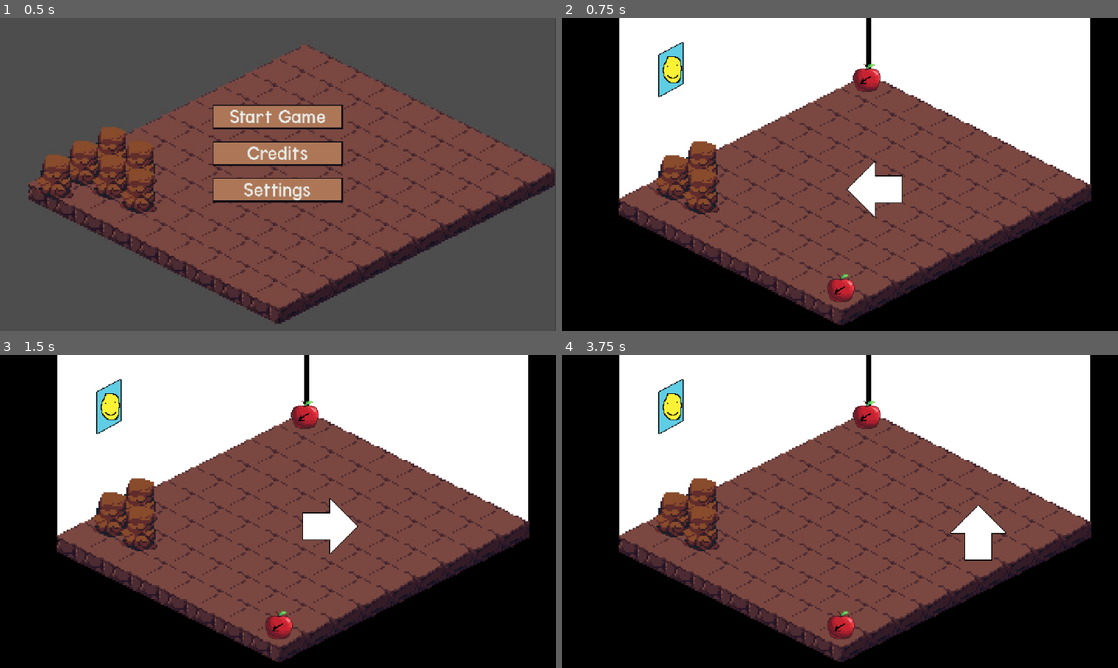
Above: before the commit, frames 1-4 (two rows, left to right).
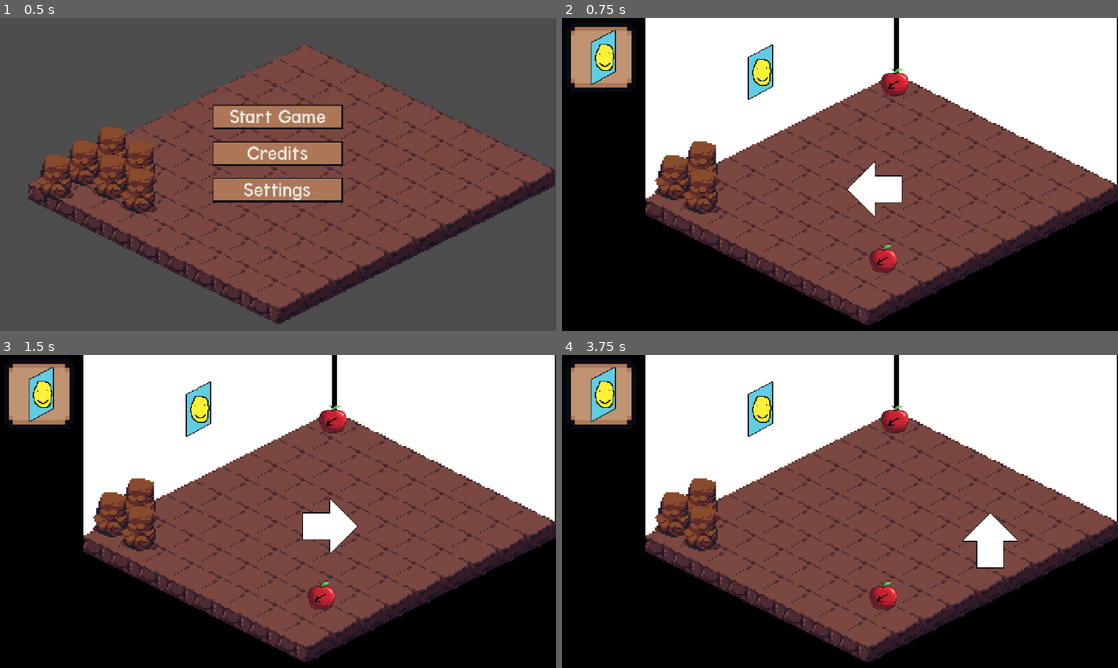
Above: after the commit, the same moments.

Repository: colejparker/brackeysgamejam2026_1
Game: Godot game, scene res://src/game.tscn
Two runs of this game, one before a commit and one after it. Both use one fixed random seed, a clock stepped at 60 frames per second and the inputs below. The engine's default icon, where the game draws it, is replaced by a stand-in: a white triangle on a blue panel in a dark square.
Inputs (mouse positions are in pixels of both pictures, inside the frame that each line leads up to):
- Up to frame 1 (0.5 s): no input
- Up to frame 2 (0.75 s): click "Start Game" at 0.5 s
- Up to frame 3 (1.5 s): tap Enter at 1.25 s; move the mouse to (400, 495) at 1.27 s; hold Right (moveRight) from 1.28 s (still down); hold Shift (snapToGrid) from 1.28 s (still down); click (400, 495) at 1.42 s
- Up to frame 4 (3.75 s): move the mouse to (728, 527) at 2.02 s; release Right (moveRight) at 2.03 s; release Shift (snapToGrid) at 2.03 s; hold Down (moveDown) 2.03-2.78 s; tap R (rotate) at 2.1 s; tap Shift (snapToGrid) at 2.3, 3.6 s; move the mouse to (895, 442) at 2.77 s; hold Right (moveRight) 2.78-3.53 s; hold Shift (snapToGrid) 2.78-3.53 s; move the mouse to (812, 574) at 3.52 s; hold Up (moveUp) from 3.53 s (still down); click (812, 574) at 3.67 s

Frame 1 is identical in both runs. In frame 2, 24% of the frame differs, in the area x 1-100%, y 0-98%; in frame 3, 24%; in frame 4, 25%.

Commit message:
Start of inventory

Diff:
--- /dev/null
+++ b/brackeysgamejam-2026-1/inventory_slot.gd
@@ -0,0 +1,12 @@
+extends PanelContainer
+
+@export var furniture_data: FurnitureData
+@onready var sprite = $Sprite2D
+
+func _ready() -> void:
+	if furniture_data:
+		sprite.texture = furniture_data.texture
+		sprite.hframes = 2 if furniture_data.is_wall else 4
+		sprite.frame = 0
+	else:
+		sprite.texture = null
--- a/brackeysgamejam-2026-1/src/design/furniture/furniture.gd
+++ b/brackeysgamejam-2026-1/src/design/furniture/furniture.gd
@@ -26,7 +26,7 @@
 		sprite.frame = (sprite.frame + 1) % sprite.hframes
 
 	if furniture_data.is_wall:
-		sprite.frame = 0 if position.x <= 350 else 1
+		sprite.frame = 0 if position.x <= 382 else 1
 
 	if state == State.MOVING:
 		var desired_position = get_desired_position(Input.is_action_pressed("snapToGrid"))
@@ -40,8 +40,8 @@
 	var desired_pos = get_global_mouse_position()
 	if snap:
 		return parent_tile_map_layer.map_to_local(parent_tile_map_layer.local_to_map(desired_pos))
-	if desired_pos.x >= 338 and desired_pos.x <= 362 and furniture_data.is_wall:
-		desired_pos.x = 338
+	if desired_pos.x >= 370 and desired_pos.x <= 394 and furniture_data.is_wall:
+		desired_pos.x = 370
 	return desired_pos
 
 func _ready():
--- a/brackeysgamejam-2026-1/src/design/world/design_world.tscn
+++ b/brackeysgamejam-2026-1/src/design/world/design_world.tscn
@@ -5,6 +5,8 @@
 [ext_resource type="Resource" uid="uid://clgkmt32bd35e" path="res://src/global/Furniture(Resources)/apple.tres" id="3_cfd1e"]
 [ext_resource type="PackedScene" uid="uid://dn2p4k0ih7jgv" path="res://src/design/player/design_player.tscn" id="4_cfd1e"]
 [ext_resource type="Resource" uid="uid://boc4fqv6k6vb7" path="res://src/global/Furniture(Resources)/poster.tres" id="4_k1s3p"]
+[ext_resource type="PackedScene" uid="uid://ed6vn467no5r" path="res://src/design/world/inventory_slot.tscn" id="6_k1s3p"]
+[ext_resource type="Script" uid="uid://bcwnxlurhav2k" path="res://src/design/world/inventory_ui.gd" id="7_owkdv"]
 
 [sub_resource type="TileSet" id="TileSet_58ifa"]
 tile_shape = 1
@@ -13,18 +15,21 @@
 y_sort_enabled = true
 
 [node name="TopBorderArea" type="StaticBody2D" parent="." unique_id=1290043342]
+position = Vector2(32, 0)
 
 [node name="TopBorders" type="CollisionPolygon2D" parent="TopBorderArea" unique_id=1162866942]
 z_index = 2
 polygon = PackedVector2Array(66, 208, 352, 65, 610, 194, 621, 188, 352, 57, 59, 202)
 
 [node name="LeftBorder" type="StaticBody2D" parent="." unique_id=389452714]
+position = Vector2(32, 0)
 
 [node name="TopBorders" type="CollisionPolygon2D" parent="LeftBorder" unique_id=1006641503]
 z_index = 2
 polygon = PackedVector2Array(65, 197, 59, 202, 60, -1, 617, 0, 619, 193, 608, 192, 608, 6, 66, 5)
 
 [node name="BottomBorderArea" type="StaticBody2D" parent="." unique_id=160533654]
+position = Vector2(32, 0)
 
 [node name="BottomBorders" type="CollisionPolygon2D" parent="BottomBorderArea" unique_id=2042852773]
 z_index = 2
@@ -36,19 +41,19 @@
 color = Color(0, 0, 0, 1)
 
 [node name="Wall" type="ColorRect" parent="." unique_id=68030018]
-offset_left = 66.0
-offset_right = 608.0
+offset_left = 96.0
+offset_right = 639.0
 offset_bottom = 211.0
 
 [node name="WallLine" type="ColorRect" parent="." unique_id=414590734]
-offset_left = 350.0
-offset_right = 356.0
+offset_left = 382.0
+offset_right = 388.0
 offset_bottom = 66.0
 color = Color(0, 0, 0, 1)
 
 [node name="GroundLayer" type="TileMapLayer" parent="." unique_id=1885438664]
 y_sort_enabled = true
-position = Vector2(1, 1)
+position = Vector2(32, 1)
 tile_map_data = PackedByteArray("AAABAAsAAAADAAAAAAABAAwAAAADAAAAAAABAA0AAAADAAAAAAACAAkAAAADAAAAAAACAAoAAAADAAAAAAACAA …(1072 unchanged characters)…
 tile_set = ExtResource("2_wl84k")
 
@@ -60,11 +65,11 @@
 tile_set = ExtResource("2_wl84k")
 
 [node name="Furniture" parent="DecorationLayer" unique_id=2085249340 instance=ExtResource("2_58ifa")]
-position = Vector2(351, 79)
+position = Vector2(383, 84)
 furniture_data = ExtResource("3_cfd1e")
 
 [node name="DoorOut" parent="DecorationLayer" unique_id=438672004 instance=ExtResource("2_58ifa")]
-position = Vector2(321, 321)
+position = Vector2(370, 287)
 furniture_data = ExtResource("3_cfd1e")
 
 [node name="WallLayer" type="TileMapLayer" parent="." unique_id=1455840331]
@@ -72,7 +77,7 @@
 tile_set = SubResource("TileSet_58ifa")
 
 [node name="Furniture" parent="WallLayer" unique_id=294327000 instance=ExtResource("2_58ifa")]
-position = Vector2(122, 64)
+position = Vector2(225, 67)
 furniture_data = ExtResource("4_k1s3p")
 
 [node name="DesignPlayer" parent="." unique_id=1416930764 instance=ExtResource("4_cfd1e")]
@@ -80,3 +85,30 @@
 position = Vector2(360, 197)
 
 [node name="GUI" type="CanvasLayer" parent="." unique_id=1463266298]
+
+[node name="GridContainer" type="GridContainer" parent="GUI" unique_id=1565200743]
+offset_left = 2.0
+offset_top = 2.0
+offset_right = 88.0
+offset_bottom = 88.0
+
+[node name="InventorySlot" parent="GUI/GridContainer" unique_id=824199867 instance=ExtResource("6_k1s3p")]
+layout_mode = 2
+furniture_data = ExtResource("4_k1s3p")
+
+[node name="InventoryUI" type="CanvasLayer" parent="." unique_id=894941456]
+visible = false
+script = ExtResource("7_owkdv")
+
+[node name="TextureRect" type="ColorRect" parent="InventoryUI" unique_id=1542083720]
+offset_right = 640.0
+offset_bottom = 360.0
+color = Color(0, 0, 0, 1)
+
+[node name="Inv" type="GridContainer" parent="InventoryUI" unique_id=12437318]
+unique_name_in_owner = true
+offset_left = 52.0
+offset_top = 47.0
+offset_right = 318.0
+offset_bottom = 313.0
+columns = 6
--- /dev/null
+++ b/brackeysgamejam-2026-1/src/design/world/inventory_slot.tscn
@@ -0,0 +1,22 @@
+[gd_scene format=3 uid="uid://ed6vn467no5r"]
+
+[ext_resource type="Script" uid="uid://bym1ycyvs6pok" path="res://inventory_slot.gd" id="1_mpd28"]
+[ext_resource type="Texture2D" uid="uid://c3uto7ohirkj0" path="res://assets/ui_cole/rect.png" id="2_5aoeu"]
+[ext_resource type="Texture2D" uid="uid://drnap4nwfhevq" path="res://applesheet.png" id="3_hg4w0"]
+
+[sub_resource type="StyleBoxEmpty" id="StyleBoxEmpty_mpd28"]
+
+[node name="InventorySlot" type="PanelContainer" unique_id=824199867]
+custom_minimum_size = Vector2(86, 86)
+theme_override_styles/panel = SubResource("StyleBoxEmpty_mpd28")
+script = ExtResource("1_mpd28")
+
+[node name="Frame" type="Sprite2D" parent="." unique_id=1912419157]
+position = Vector2(43, 43)
+scale = Vector2(5, 5)
+texture = ExtResource("2_5aoeu")
+
+[node name="Sprite2D" type="Sprite2D" parent="." unique_id=935160447]
+position = Vector2(43, 43)
+texture = ExtResource("3_hg4w0")
+hframes = 4
--- /dev/null
+++ b/brackeysgamejam-2026-1/src/design/world/inventory_ui.gd
@@ -0,0 +1,12 @@
+extends CanvasLayer
+
+const INVSIZE = 18
+const inv_slot_scene = preload("res://src/design/world/inventory_slot.tscn")
+
+func _ready():
+	for i in range(INVSIZE):
+		var slot := inv_slot_scene.instantiate()
+		%Inv.add_child(slot)
+
+func update_with_inventory(list_of_items: Array[FurnitureData]) -> void:
+	pass
Not shown, added: brackeysgamejam-2026-1/inventory_slot.gd.uid
Not shown, added: brackeysgamejam-2026-1/src/design/world/inventory_ui.gd.uid
